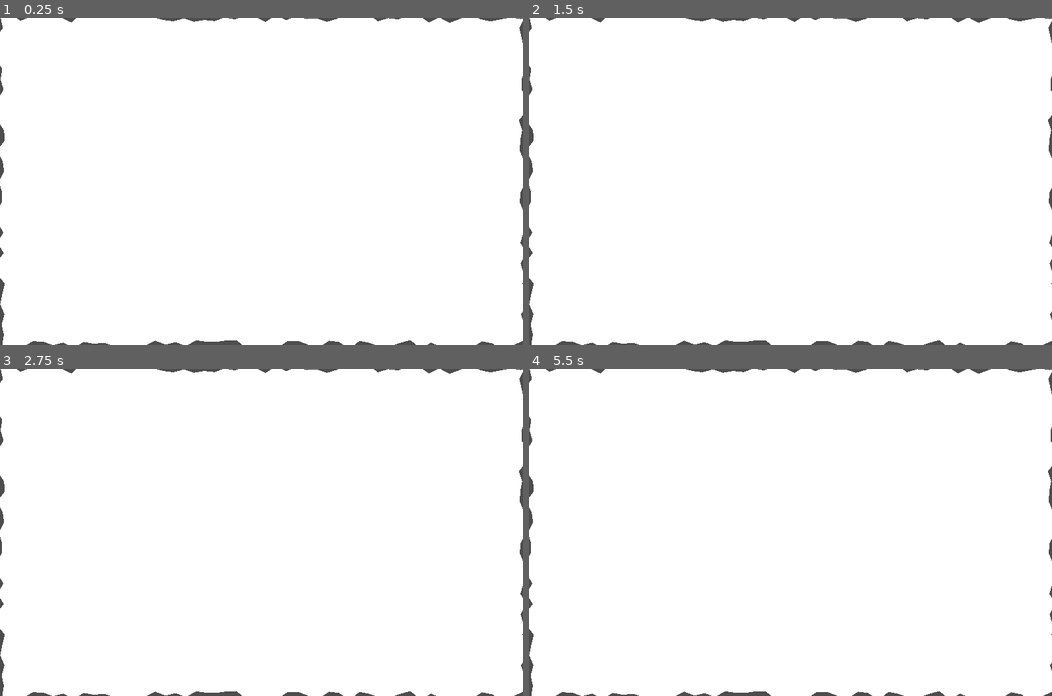
Above: before the commit, frames 1-4 (two rows, left to right).
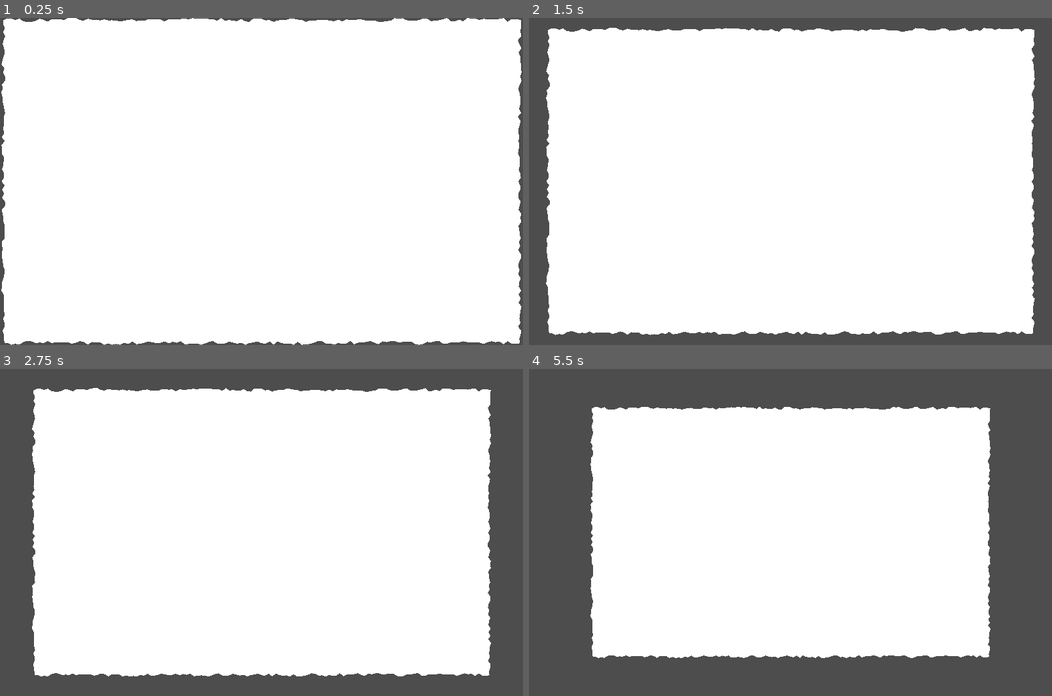
Above: after the commit, the same moments.

Repository: sergei11156/limetedSpace
Game: Godot game, scene res://freeArea.tscn
The game is run twice, just before and just after one commit, with the same random seed, the same clock (stepped at 60 frames per second) and the same inputs.
Inputs:
- Up to frame 1 (0.25 s): no input
- Up to frame 2 (1.5 s): no input
- Up to frame 3 (2.75 s): tap Enter at 2 s
- Up to frame 4 (5.5 s): tap Space at 5 s

The runs differ from the first frame. In frame 1, 1.9% of the frame differs, in the area x 0-100%, y 0-100%; in frame 2, 13%; in frame 3, 23%; in frame 4, 41%.

Commit message:
Area dynamic changes

Diff:
--- a/Vertice.gd
+++ /dev/null
@@ -1,16 +0,0 @@
-extends Object
-
-class_name Vertice
-var position: Vector2
-
-func _init(startPosition: Vector2):
-	position = startPosition
-
-
-func getPosition():
-	return position
-
-
-# Called every frame. 'delta' is the elapsed time since the previous frame.
-func _process(delta):
-	pass
--- a/freeArea.gd
+++ b/freeArea.gd
@@ -1,49 +1,45 @@
 extends Node2D
 
-var poly;
 
 # Called when the node enters the scene tree for the first time.
 func _ready():
-	poly = Polygon2D.new()
 	var screen_size = get_viewport_rect().size
 	position = screen_size /2
 
-	var verticePerUnits = 50
+	var verticePerUnits = 20
 
-	var leftSide: Array[Vertice] = []
+	var leftSide: Array[Vector2] = []
 	var leftSideX = -screen_size.x/2
 	for y in range(screen_size.y/2, -screen_size.y/2, -verticePerUnits):
-		var vertice = Vertice.new(Vector2(leftSideX + (randi() % verticePerUnits - verticePerUnits/2), y))
-		leftSide.push_back(vertice)
+		leftSide.push_back(Vector2(leftSideX + (randi() % verticePerUnits - verticePerUnits/2), y))
 
-	var topSide: Array[Vertice] = []
+	var topSide: Array[Vector2] = []
 	var topSideY = -screen_size.y/2
 	for x in range(-screen_size.x/2, screen_size.x/2, verticePerUnits):
-		var vertice = Vertice.new(Vector2(x, topSideY + (randi() % verticePerUnits - verticePerUnits/2)))
-		topSide.push_back(vertice)
+		topSide.push_back(Vector2(x, topSideY + (randi() % verticePerUnits - verticePerUnits/2)))
 
-	var rightSide: Array[Vertice] = []
+	var rightSide: Array[Vector2] = []
 	var rightSideX = screen_size.x/2
 	for y in range(-screen_size.y/2, screen_size.y/2, verticePerUnits):
-		var vertice = Vertice.new(Vector2(rightSideX + (randi() % verticePerUnits - verticePerUnits/2), y))
-		rightSide.push_back(vertice)
+		rightSide.push_back(Vector2(rightSideX + (randi() % verticePerUnits - verticePerUnits/2), y))
 
-	var bottomSide: Array[Vertice] = []
+	var bottomSide: Array[Vector2] = []
 	var bottomSideY = screen_size.y/2
 	for x in range(screen_size.x/2, -screen_size.x/2, -verticePerUnits):
-		var vertice = Vertice.new(Vector2(x, bottomSideY + (randi() % verticePerUnits - verticePerUnits/2)))
-		bottomSide.push_back(vertice)
+		bottomSide.push_back(Vector2(x, bottomSideY + (randi() % verticePerUnits - verticePerUnits/2)))
 
-	var allSidesVertice: Array[Vertice] = leftSide + topSide + rightSide + bottomSide
+	var allSidesVertice = leftSide + topSide + rightSide + bottomSide
 
 
-	poly.set_polygon(PackedVector2Array(allSidesVertice.map(func(v): return v.getPosition())))
-
-
-	add_child(poly)
-	poly.set_position(Vector2(0, 0))
+	$Polygon2D.set_polygon(PackedVector2Array(allSidesVertice))
+	$Polygon2D.set_position(Vector2(0, 0))
 
 
 # Called every frame. 'delta' is the elapsed time since the previous frame.
 func _process(delta):
-	pass
+	var poligon = $Polygon2D.get_polygon();
+	for i in poligon.size():
+		var deltaPosition = -poligon[i].normalized() * poligon[i].length() * 0.05 * delta;
+		poligon.set(i, poligon[i] + deltaPosition);
+
+	$Polygon2D.set_polygon(poligon)
--- a/freeArea.tscn
+++ b/freeArea.tscn
@@ -5,3 +5,5 @@
 [node name="FreeArea" type="Node2D"]
 script = ExtResource("1_3fs1y")
 metadata/_edit_lock_ = true
+
+[node name="Polygon2D" type="Polygon2D" parent="."]
